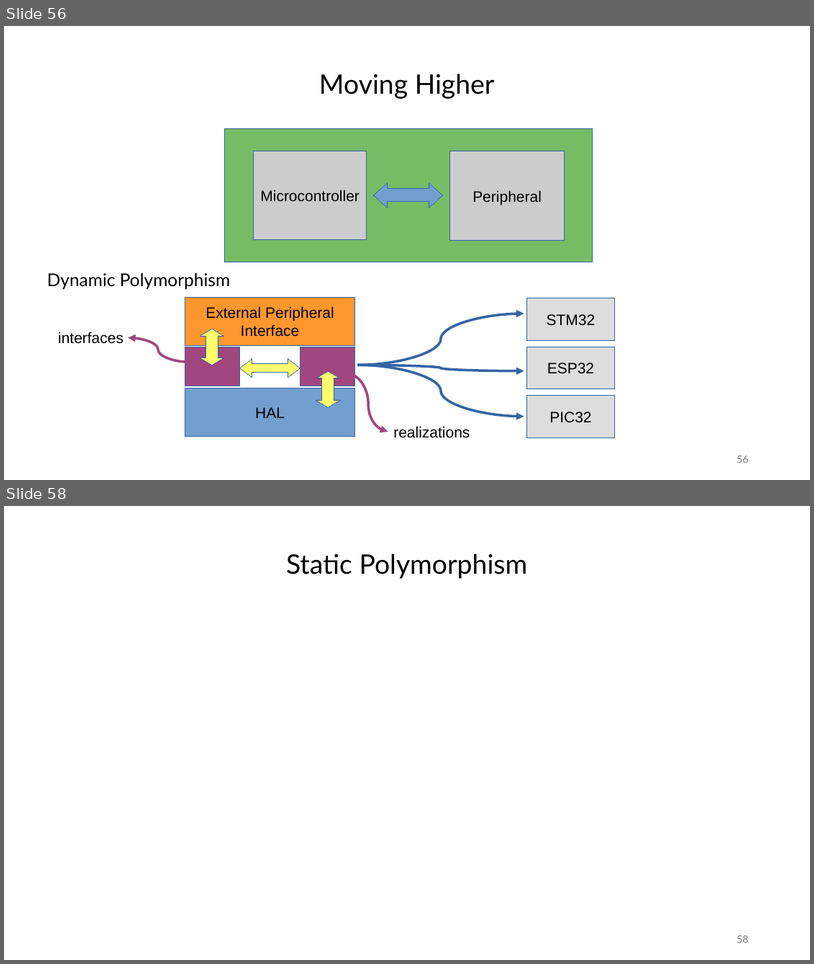
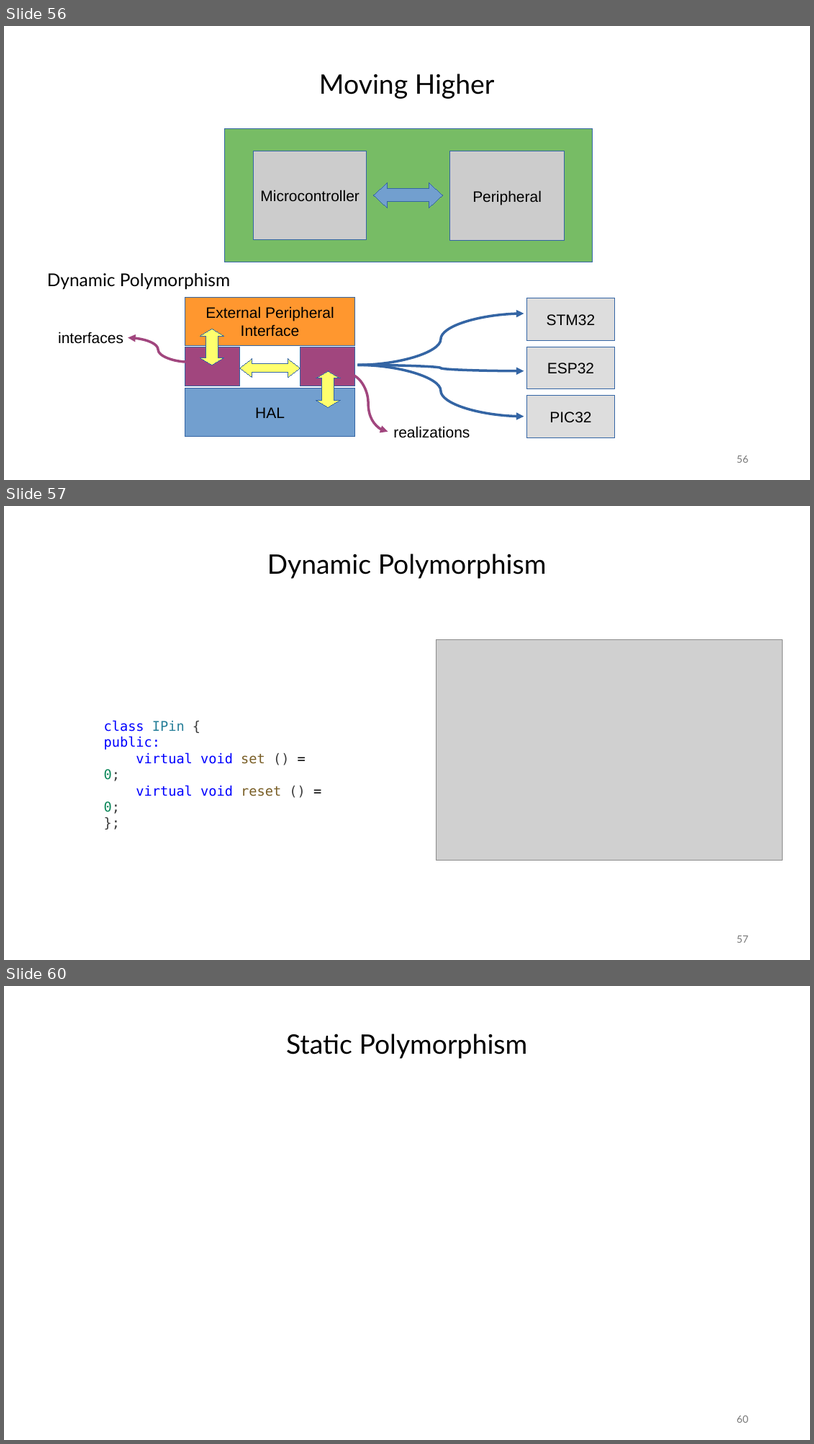
Before and after one commit to janos32783/cppcon_2024_cost_cpp_abstractions, a slide deck: presentation/cppcon.pptx. Shown one above the other, each under a label of ours: slides 56 and 58 before the commit, slides 56, 57 and 60 after it; the slides between them are not shown. The pictures are 814x964 and 814x1444 pixels, drawn with LibreOffice and Linux fonts; fonts in the diff are those of the drawing; grey boxes stand for pictures. Boxes give left, top, right and bottom in pixels: in the first picture for what was removed or moved away, otherwise in the second. Text is boxed around its words. In the diff, an @@ line names an element or a change of style, - is before the commit and + after.

Commit message:
wokring on polymorphism

```diff
--- a/presentation/cppcon.pptx
+++ b/presentation/cppcon.pptx
@@ slide 57 added at <box>4,506,810,960</box>, background #FFFFFF @@
@@ text added at <box>268,554,547,579</box>, 32 pt, text #000000 @@
+Dynamic Polymorphism
@@ picture added at <box>437,640,783,860</box> @@
@@ text added at <box>104,720,281,796</box>, 16 pt, text #0000FF @@
+class IPin {
+public:
+virtual void set () = 0;
+virtual void reset () = 0;
+};
@@ page number added at <box>737,935,748,942</box>, 12 pt, text #787878 @@
+57
@@ what was slide 58 is now slide 60 @@
@@ page number at <box>737,1415,748,1422</box>: text changed @@
-58
+60
```
Also in this commit, not shown: 2 other slides added, 1 slide removed, 6 other files.
